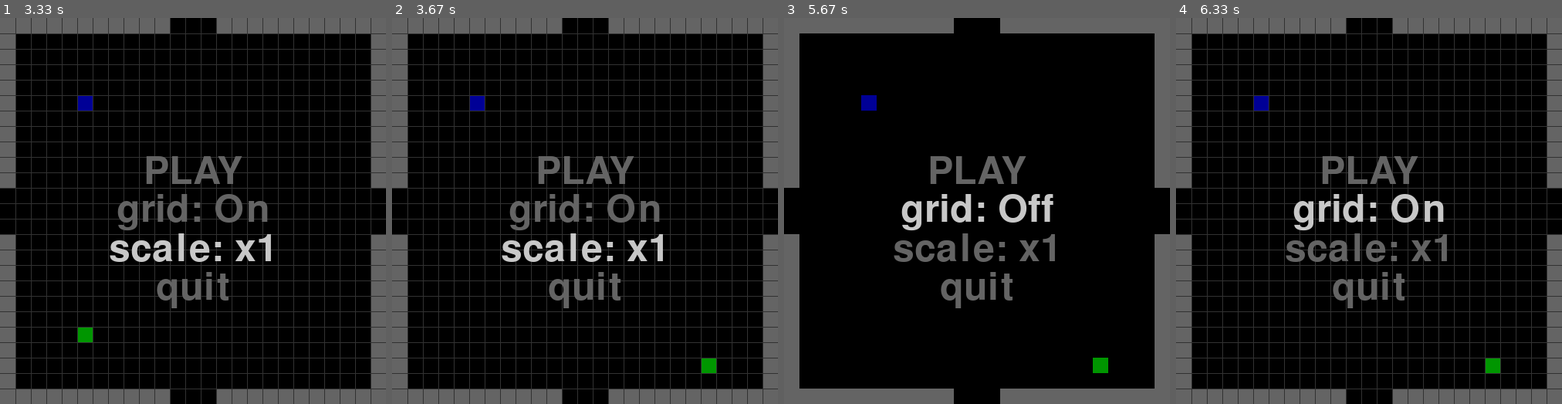
Above: before the commit, frames 1-4 (left to right).
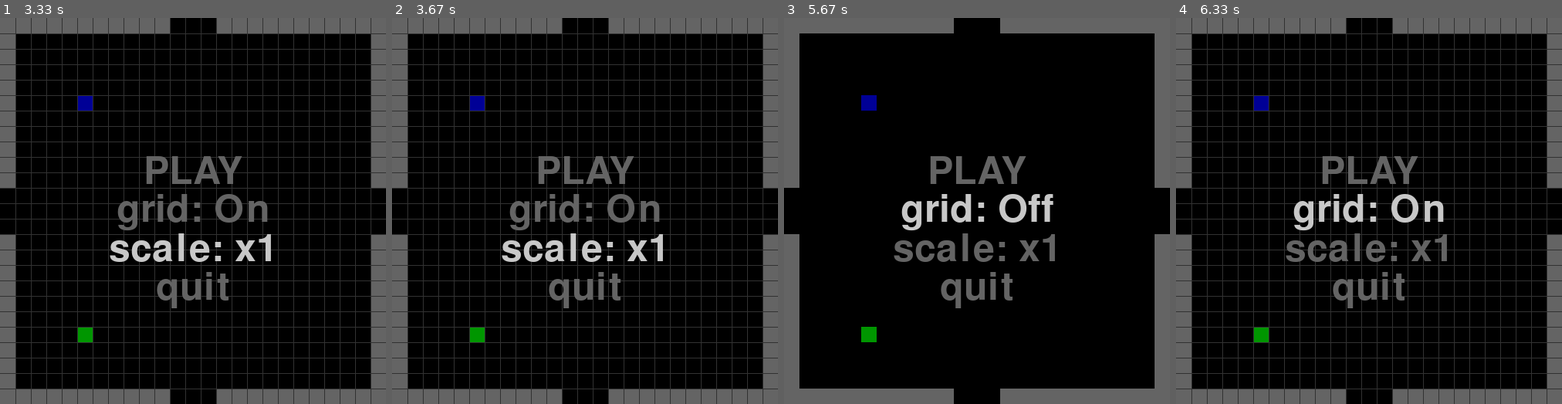
Above: after the commit, the same moments.

Repository: goserg/Snake_pygame
Game: pygame game, started from src/main.py
The game is run twice, just before and just after one commit, with the same random seed, the same clock (stepped at 60 frames per second) and the same inputs.
Inputs:
- Up to frame 1 (3.33 s): hold Down 0.9-1.37 s; hold Up 1.83-2.2 s
- Up to frame 2 (3.67 s): tap Space at 3.33 s
- Up to frame 3 (5.67 s): hold Up 4.97-5.48 s; hold Right from 5.52 s (still down); tap Space at 5.58 s
- Up to frame 4 (6.33 s): release Right at 5.98 s

Frame 1 is identical in both runs. In frame 2, 0.3% of the frame differs, in the area x 20-84%, y 80-92%; in frame 3, 0.3%; in frame 4, 0.3%.

Commit message:
added settings module

Diff:
--- a/src/border.py
+++ b/src/border.py
@@ -1,24 +1,23 @@
 from cube import Cube
+import utils.settings as s
 
 
 class Border:
-    def __init__(self, window_size, cell_size):
-        self.window_size = window_size
-        self.cell_size = cell_size
+    def __init__(self):
         self.border = []
-        self.color = (100, 100, 100)
+        self.color = s.border_color
         self.generate_border()
 
     def generate_border(self):
-        n = self.window_size//self.cell_size
+        n = s.window_size//s.cell_size
         gap = 2
         for i in range(0, n):
             if n//2 - gap < i < n//2 + gap:
                 continue
-            self.border.append(Cube([0, i], self.cell_size, self.color))
-            self.border.append(Cube([n-1, i], self.cell_size, self.color))
-            self.border.append(Cube([i, 0], self.cell_size, self.color))
-            self.border.append(Cube([i, n-1], self.cell_size, self.color))
+            self.border.append(Cube([0, i], self.color))
+            self.border.append(Cube([n-1, i], self.color))
+            self.border.append(Cube([i, 0], self.color))
+            self.border.append(Cube([i, n-1], self.color))
 
     def draw(self, surface):
         for i in self.border:
--- a/src/cube.py
+++ b/src/cube.py
@@ -1,10 +1,10 @@
+import utils.settings as s
 import pygame
 
 
-class Cube(object):
+class Cube:
 
-    def __init__(self, position, cell_size, color):
-        self.cell_size = cell_size
+    def __init__(self, position, color):
         self.color = color
         self.position = position
 
@@ -19,5 +19,6 @@
         self.color = (a, b, c)
 
     def draw(self, surface):
-        pygame.draw.rect(surface, self.color, (self.position[0] * self.cell_size, self.position[1] * self.cell_size,
-                                               self.cell_size, self.cell_size))
+        pygame.draw.rect(surface, self.color, (self.position[0] * s.cell_size * s.scale,
+                                               self.position[1] * s.cell_size * s.scale,
+                                               s.cell_size * s.scale, s.cell_size * s.scale))
--- a/src/food.py
+++ b/src/food.py
@@ -1,24 +1,24 @@
+import utils.settings as s
 import pygame
 from random import randrange
 
 
 class Food:
-    def __init__(self, window_size, cell_size, snake, border, color):
-        self.window_size = window_size
-        self.cell_size = cell_size
-        self.color = color
-        self.rows = self.window_size // self.cell_size
+    def __init__(self, snake, border):
+        self.rows = s.window_size // s.cell_size
         self.position = [0, 0]
         self.snake = snake
         self.border = border
         self.random_food()
 
     def draw(self, surface):
-        pygame.draw.rect(surface, self.color, (self.position[0] * self.cell_size, self.position[1] * self.cell_size,
-                                               self.cell_size, self.cell_size))
+        pygame.draw.rect(surface, s.food_color, (self.position[0] * s.cell_size * s.scale,
+                                                 self.position[1] * s.cell_size * s.scale,
+                                                 s.cell_size * s.scale,
+                                                 s.cell_size * s.scale))
 
     def random_food(self):
-        size = self.window_size // self.cell_size
+        size = s.window_size // s.cell_size
         self.position = [randrange(size), randrange(size)]
         for i in self.snake.body:
             if i.position == self.position:
--- a/src/grid.py
+++ b/src/grid.py
@@ -1,19 +1,17 @@
+import utils.settings as s
 import pygame
 
 
 class Grid:
-    def __init__(self, window_size, cell_size, color):
-        self.window_size = window_size
-        self.cell_size = cell_size
-        self.color = color
-        self.rows = self.window_size//self.cell_size
+    def __init__(self):
+        self.rows = s.window_size//s.cell_size
 
     def draw(self, surface):
         x = 0
         y = 0
         for _ in range(self.rows):
-            x += self.cell_size
-            y += self.cell_size
+            x += s.cell_size * s.scale
+            y += s.cell_size * s.scale
 
-            pygame.draw.line(surface, self.color, (x, 0), (x, self.window_size))
-            pygame.draw.line(surface, self.color, (0, y), (self.window_size, y))
+            pygame.draw.line(surface, s.grid_color, (x, 0), (x, s.window_size * s.scale))
+            pygame.draw.line(surface, s.grid_color, (0, y), (s.window_size * s.scale, y))
--- a/src/main.py
+++ b/src/main.py
@@ -5,24 +5,22 @@
 from menu import Menu
 from utils.joystick_controller import JoystickController
 import utils.controller as controller
+import utils.settings as s
 import pygame
 
-scale = 1
-cell_size = int(20 * scale)
-window_size = int(500 * scale)
 delay = 10
 game_delay = 10
 t = 0
 
 pygame.init()
-win = pygame.display.set_mode((window_size, window_size))
+win = pygame.display.set_mode((int(s.window_size * s.scale), int(s.window_size * s.scale)))
 pygame.display.set_caption("Snake v0.2")
 
-border = Border(window_size, cell_size)
-snake = Snake(window_size, cell_size, color=(0, 0, 150))
-grid = Grid(window_size, cell_size, color=(50, 50, 50))
-food = Food(window_size, cell_size, snake, border, color=(0, 150, 0))
-menu = Menu(window_size, scale)
+border = Border()
+snake = Snake()
+grid = Grid()
+food = Food(snake, border)
+menu = Menu()
 
 controller.joystick = JoystickController()
 controller.keys = pygame.key.get_pressed()
@@ -66,14 +64,8 @@
                     to_draw = True
                 elif menu.get_state() == 2:
                     menu.switch_scale()
-                    scale = menu.scale
-                    cell_size = int(20 * scale)
-                    window_size = int(500 * scale)
-                    win = pygame.display.set_mode((window_size, window_size))
-                    border = Border(window_size, cell_size)
-                    snake = Snake(window_size, cell_size, color=(0, 0, 150))
-                    grid = Grid(window_size, cell_size, color=(50, 50, 50))
-                    food = Food(window_size, cell_size, snake, border, color=(0, 150, 0))
+                    s.switch_scale()
+                    win = pygame.display.set_mode((int(s.window_size * s.scale), int(s.window_size * s.scale)))
                     to_draw = True
                 elif menu.get_state() == 3:
                     run = False
--- a/src/menu.py
+++ b/src/menu.py
@@ -1,11 +1,10 @@
+import utils.settings as s
 import pygame
 import utils.controller as controller
 
 
 class Menu:
-    def __init__(self, window_size, scale):
-        self.scale = scale
-        self.window_size = window_size
+    def __init__(self):
         self.selected_color = (200, 200, 200)
         self.shaded_color = (100, 100, 100)
         self.state = 0
@@ -23,11 +22,11 @@
                              self.selected_color if self.state == 3 else self.shaded_color, 2)
 
     def message_display(self, text, surface, color, n):
-        size = int(50 * self.scale)
+        size = int(50 * s.scale)
         font = pygame.font.Font('freesansbold.ttf', size)
         text_surf = font.render(text, True, color)
         text_rect = text_surf.get_rect()
-        text_rect.center = ((self.window_size * self.scale/ 2), (self.window_size * self.scale / 2) + n * size)
+        text_rect.center = ((s.window_size * s.scale / 2), (s.window_size * s.scale / 2) + n * size)
         surface.blit(text_surf, text_rect)
         pygame.display.update()
 
--- a/src/snake.py
+++ b/src/snake.py
@@ -1,36 +1,34 @@
+import utils.settings as s
 from cube import Cube
 
 
 class Snake(object):
-    def __init__(self, window_size, cell_size, color):
-        self.window_size = window_size
-        self.cell_size = cell_size
-        self.color = color
-        self.rows = self.window_size//self.cell_size
+    def __init__(self):
+        self.rows = s.window_size * s.scale//s.cell_size * s.scale
         self.position = [5, 5]
         self.dx = 1
         self.dy = 0
         self.size = 1
         self.body = []
-        self.body.append(Cube(self.position, cell_size, color))
+        self.body.append(Cube(self.position, s.snake_color))
 
     def move(self, direct):
-        self.body.append(Cube(self.position[:], self.cell_size, self.color))
+        self.body.append(Cube(self.position[:], s.snake_color))
         if direct != (0, 0):
             if self.dx != -direct[0]:
                 self.dx = direct[0]
             if self.dy != -direct[1]:
                 self.dy = direct[1]
         self.position[0] += self.dx
-        if self.position[0] >= self.window_size//self.cell_size:
+        if self.position[0] >= s.window_size * s.scale//s.cell_size * s.scale:
             self.position[0] = 0
         elif self.position[0] < 0:
-            self.position[0] = self.window_size//self.cell_size - 1
+            self.position[0] = s.window_size * s.scale//s.cell_size * s.scale - 1
         self.position[1] += self.dy
-        if self.position[1] > self.window_size//self.cell_size - 1:
+        if self.position[1] > s.window_size * s.scale//s.cell_size * s.scale - 1:
             self.position[1] = 0
         elif self.position[1] < 0:
-            self.position[1] = self.window_size // self.cell_size - 1
+            self.position[1] = s.window_size * s.scale//s.cell_size * s.scale - 1
         if len(self.body) > self.size:
             self.body.pop(0)
         for i in self.body:
@@ -41,13 +39,13 @@
         for i in self.body[:-1]:
             if i.position == head.position and self.size > 3:
                 print("score:", self.size - 1)
-                self.__init__(self.window_size, self.cell_size, self.color)
+                self.__init__()
                 food.random_food()
                 return True
         for b in border:
             if head.position == list(b.position):
                 print("score:", self.size - 1)
-                self.__init__(self.window_size, self.cell_size, self.color)
+                self.__init__()
                 food.random_food()
                 return True
         if head.position == food.position:
--- /dev/null
+++ b/src/utils/settings.py
@@ -0,0 +1,13 @@
+window_size = 500
+scale = 1
+cell_size = 20
+
+snake_color = (0, 0, 150)
+grid_color = (50, 50, 50)
+food_color = (0, 150, 0)
+border_color = (100, 100, 100)
+
+
+def switch_scale():
+    global scale
+    scale = 1.5 if scale == 1 else 1
